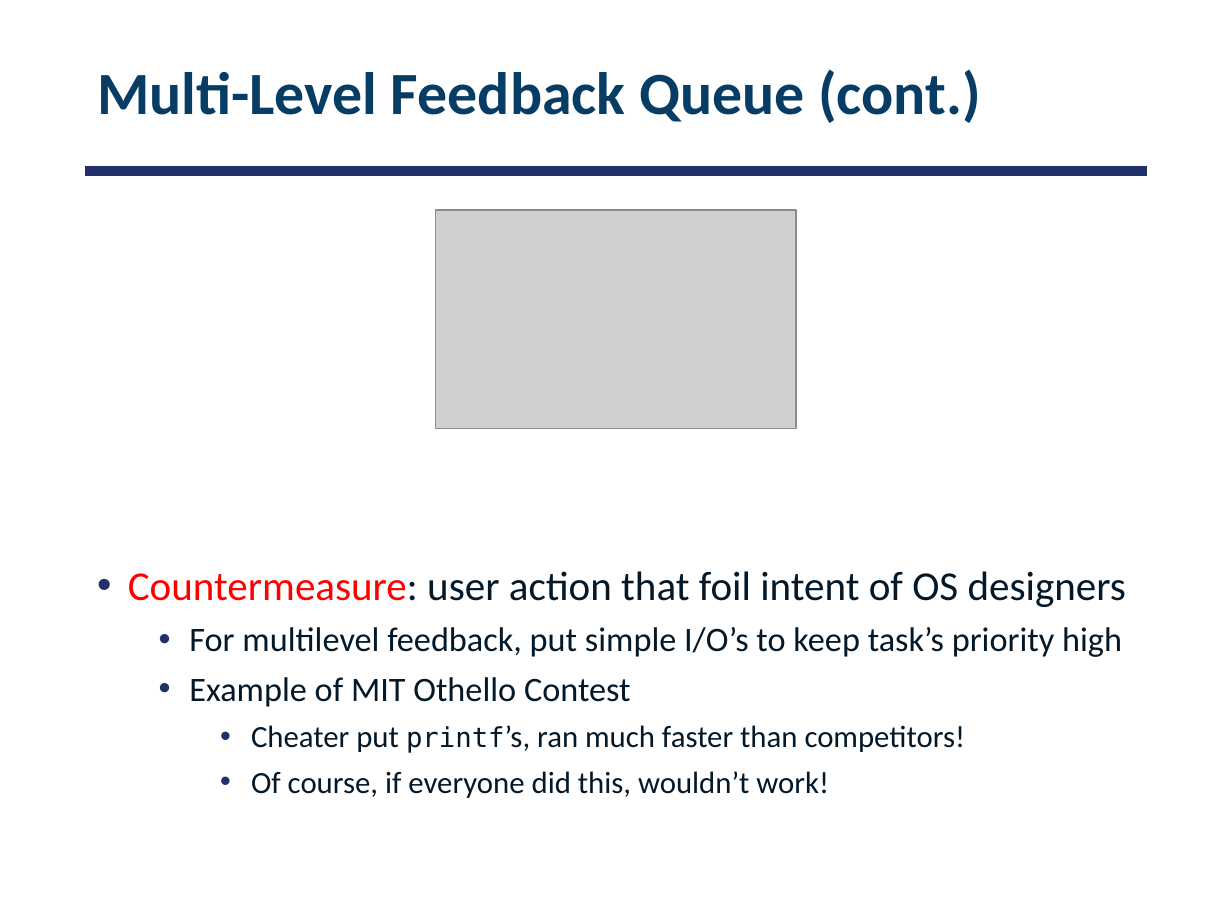
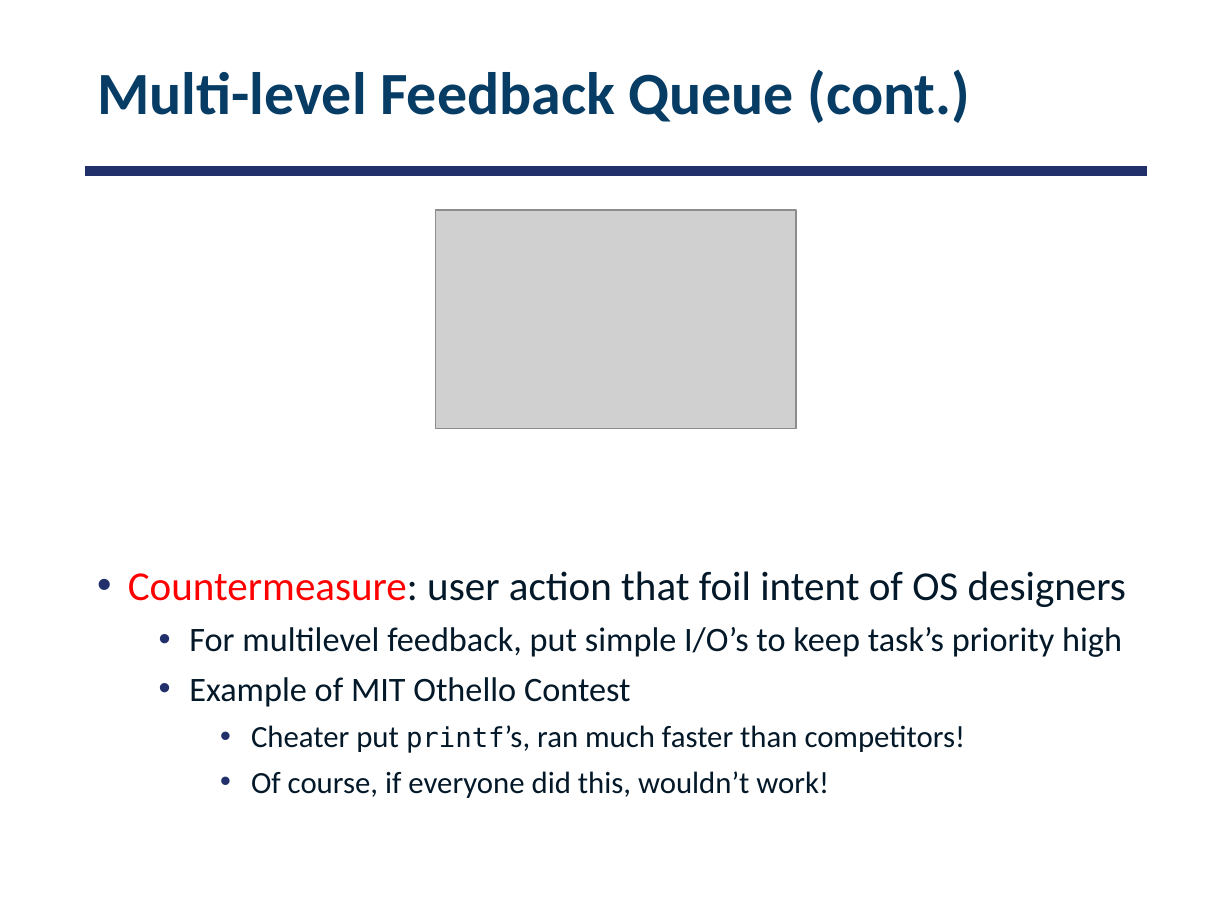
Before and after one commit to smajidzahedi/ECE350, a slide deck: slide 42 of 04-uniprocessor.pptx. Drawn at 1232x924 pixels with LibreOffice and Linux fonts; fonts in the diff are those of the drawing; grey boxes stand for pictures. Boxes give left, top, right and bottom in pixels: in the first picture for what was removed or moved away, otherwise in the second. Text is boxed around its words. In the diff, an @@ line names an element or a change of style, - is before the commit and + after.

```diff
--- a/04-uniprocessor.pptx
+++ b/04-uniprocessor.pptx
@@ title at <box>97,69,971,123</box>: text changed @@
-Multi-Level Feedback Queue (cont.)
+Multi-level Feedback Queue (cont.)
```
Also in this commit, not shown: 4 other slides changed, 1 other file.
